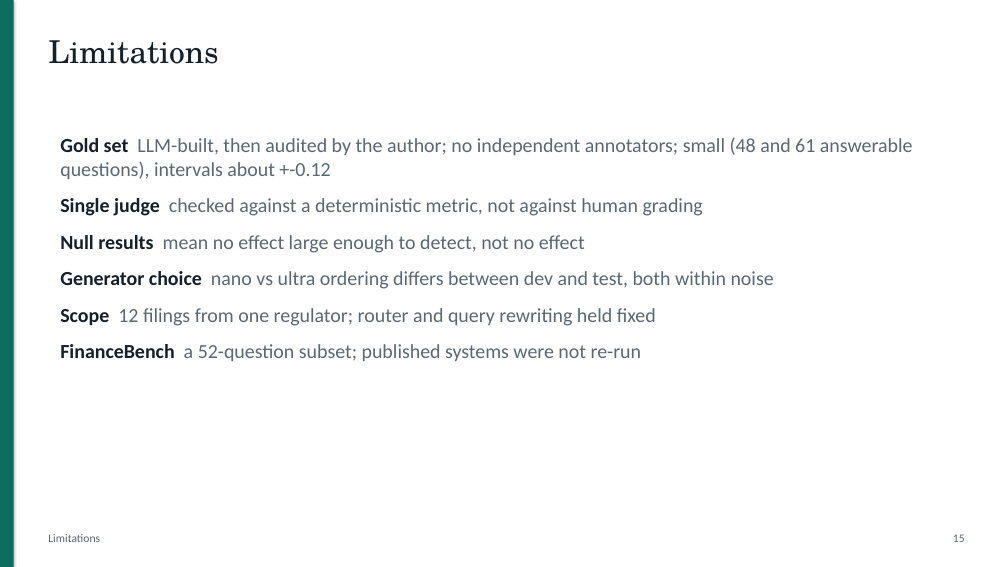
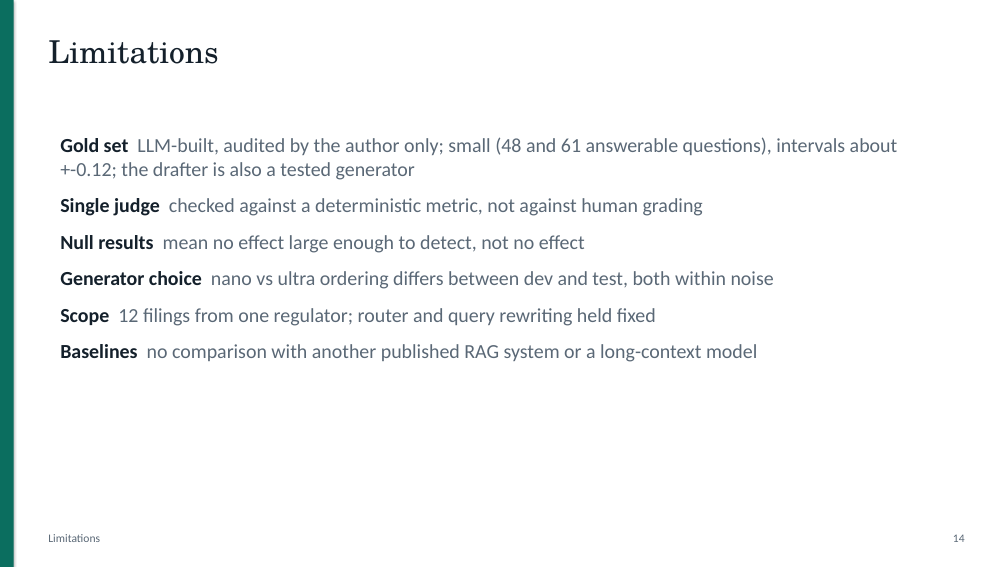
Before and after one commit to DarkkReaper007/RAG-for-financial-analysis, a slide deck: slide 14 of paper/slides.pptx (slide 15 before the commit). Drawn at 1008x567 pixels with LibreOffice and Linux fonts; fonts in the diff are those of the drawing. Boxes give left, top, right and bottom in pixels: in the first picture for what was removed or moved away, otherwise in the second. Text is boxed around its words. In the diff, an @@ line names an element or a change of style, - is before the commit and + after.

```diff
--- a/paper/slides.pptx
+++ b/paper/slides.pptx
@@ text at [60,137,898,180]: text changed @@
-Gold set LLM-built, then audited by the author; no independent annotators; small (48 and 61 answerable questions), intervals about +-0.12
+Gold set LLM-built, audited by the author only; small (48 and 61 answerable questions), intervals about +-0.12; the drafter is also a tested generator
@@ text at [60,344,757,362]: text changed @@
-FinanceBench a 52-question subset; published systems were not re-run
+Baselines no comparison with another published RAG system or a long-context model
@@ text at [953,534,965,542]: text changed @@
-15
+14
```
Also in this commit, not shown: 7 other slides changed, 1 slide removed, 14 other files.
